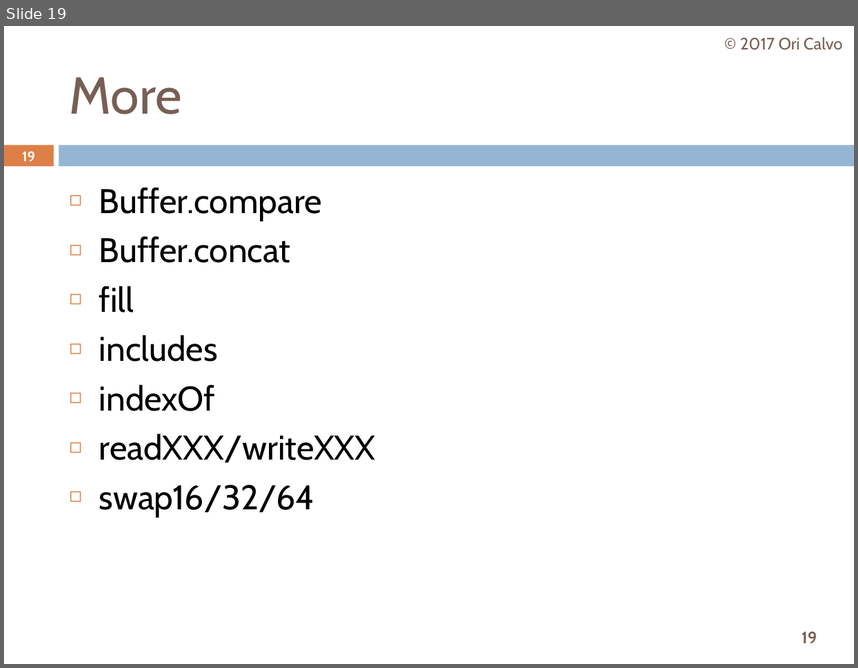
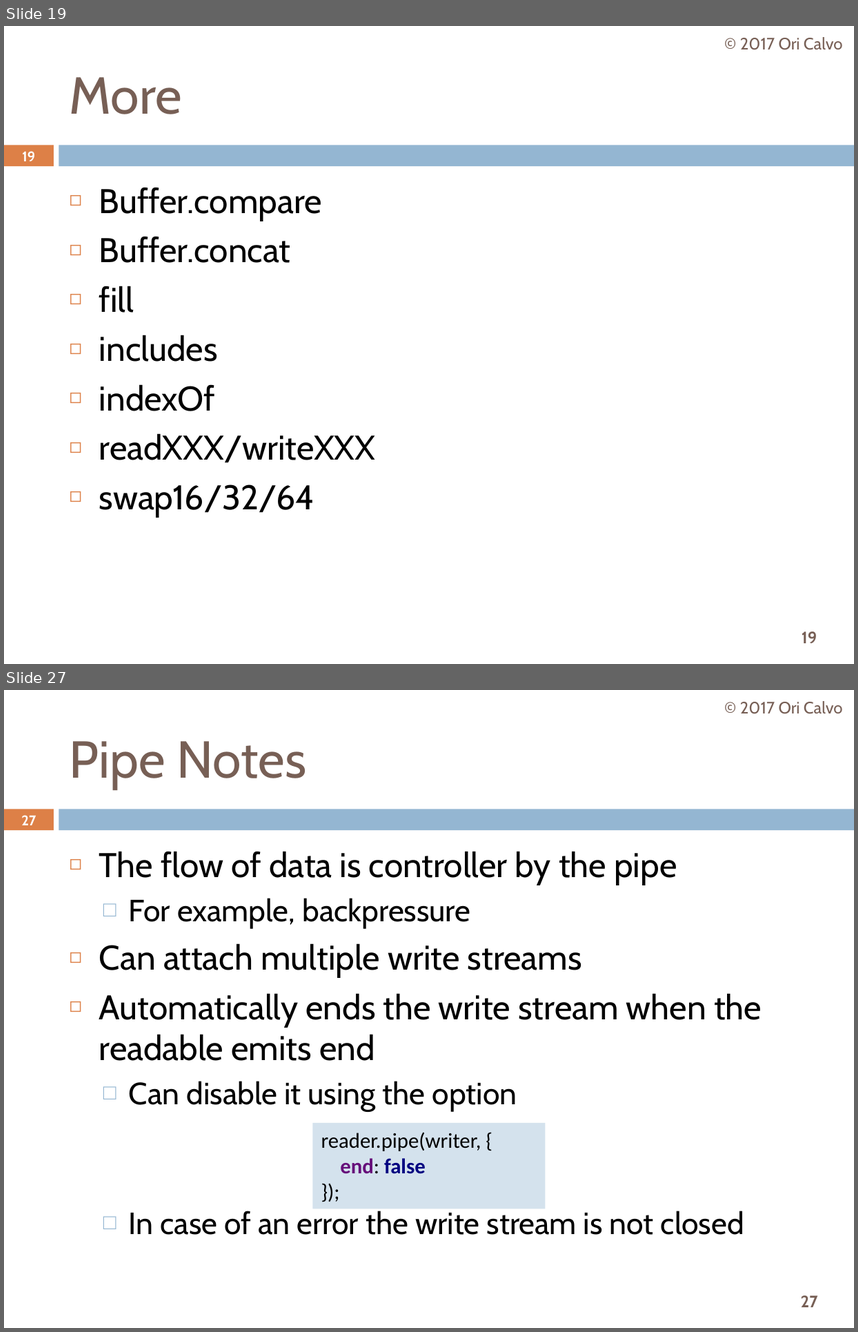
Before and after one commit to oricalvo/course-nodejs, a slide deck: PPTs/05 Core Modules.pptx. Shown one above the other, each under a label of ours: slide 19 before the commit, slides 19 and 27 after it; the slides between them are not shown. The pictures are 858x668 and 858x1332 pixels, drawn with LibreOffice and Linux fonts; fonts in the diff are those of the drawing. Boxes give left, top, right and bottom in pixels: in the first picture for what was removed or moved away, otherwise in the second. Text is boxed around its words. In the diff, an @@ line names an element or a change of style, - is before the commit and + after.

```diff
--- a/PPTs/05 Core Modules.pptx
+++ b/PPTs/05 Core Modules.pptx
@@ slide 27 added at [4, 690, 854, 1328], background #FFFFFF; not listed: 3 template elements that a slide beside it also shows @@
@@ text added at [740, 701, 843, 714], 14 pt, text #775F55 @@
+© 2017 Ori Calvo
@@ title added at [70, 741, 307, 789], 44 pt, text #775F55 @@
+Pipe Notes
@@ page number added at [21, 815, 36, 825], 11.9 pt, text #FFFFFF, bold @@
+27
@@ text added at [99, 851, 762, 1234], 29 pt, text #000000 @@
+◻ The flow of data is controller by the pipe
+  □ For example, backpressure
+◻ Can attach multiple write streams
+◻ Automatically ends the write stream when the readable emits end
+  □ Can disable it using the option
+  □ In case of an error the write stream is not closed
@@ rectangle added at [312, 1123, 546, 1209], fill #D4E2ED, 18 pt, text #000000 @@
+reader.pipe(writer, {
+end: false
+});
```
Also in this commit, not shown: 6 slides changed, 11 other slides added, 15 other files.
